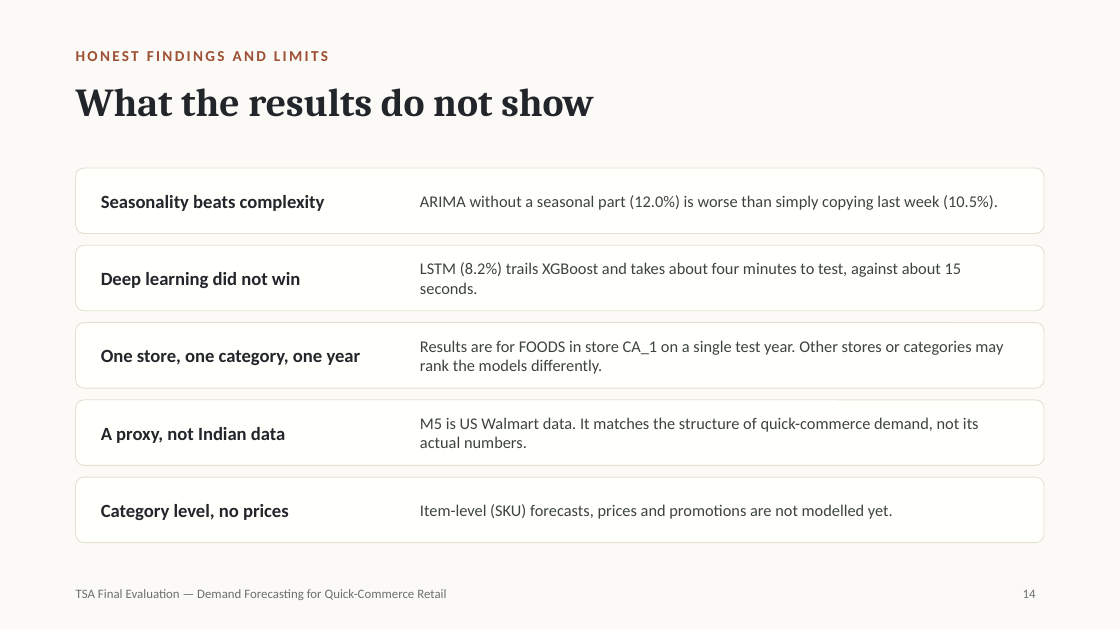
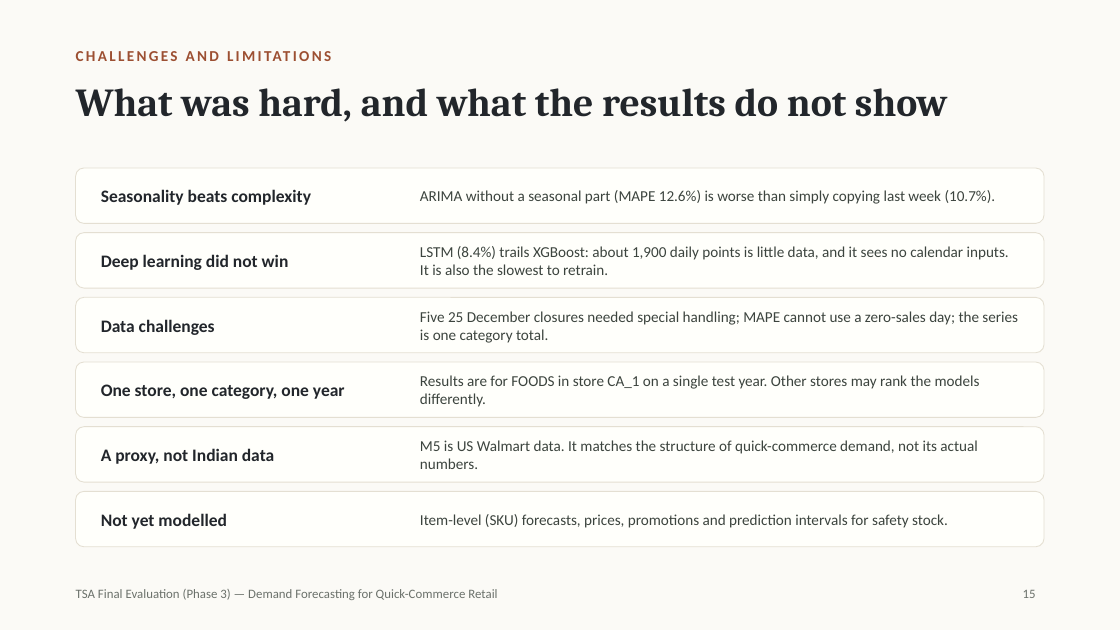
Before and after one commit to anshulmittall/quickcommerce-demand-forecast, a slide deck: slide 15 of slides/Demand Forecasting for Quick-Commerce Retail — TSA Final Presentation.pptx (slide 14 before the commit). Drawn at 1120x630 pixels with LibreOffice and Linux fonts; fonts in the diff are those of the drawing. Boxes give left, top, right and bottom in pixels: in the first picture for what was removed or moved away, otherwise in the second. Text is boxed around its words. In the diff, an @@ line names an element or a change of style, - is before the commit and + after.

Commit message:
Phase 3 final submission: tuning, MAPE and IEEE report
- Tune Prophet, XGBoost and LSTM on a validation year before the test year
- Report RMSE, MAE and MAPE for every method (MAPE skips the zero-sales day)
- Add one-column figures for the report (08_report_figures.py)
- Final report rewritten in IEEE two-column format, final slides updated

```diff
--- a/slides/Demand Forecasting for Quick-Commerce Retail — TSA Final Presentation.pptx
+++ b/slides/Demand Forecasting for Quick-Commerce Retail — TSA Final Presentation.pptx
@@ text at (x1=76, y1=51, x2=328, y2=61): text changed @@
-HONEST FINDINGS AND LIMITS
+CHALLENGES AND LIMITATIONS
@@ title at (x1=76, y1=88, x2=947, y2=122): text changed @@
-What the results do not show
+What was hard, and what the results do not show
@@ rounded rectangle resized from (x1=76, y1=168, x2=1044, y2=234) to (x1=76, y1=168, x2=1044, y2=223) @@
@@ text at (x1=420, y1=190, x2=996, y2=204): text changed; size 14 to 13 pt @@
-ARIMA without a seasonal part (12.0%) is worse than simply copying last week (10.5%).
+ARIMA without a seasonal part (MAPE 12.6%) is worse than simply copying last week (10.7%).
@@ rounded rectangle resized from (x1=76, y1=245, x2=1044, y2=311) to (x1=76, y1=233, x2=1044, y2=288) @@
@@ text "Deep learning did not win" moved from (x1=101, y1=272, x2=300, y2=288) to (x1=101, y1=254, x2=289, y2=270) @@
@@ text at (x1=420, y1=246, x2=1009, y2=275): text changed; size 14 to 13 pt @@
-LSTM (8.2%) trails XGBoost and takes about four minutes to test, against about 15 seconds.
+LSTM (8.4%) trails XGBoost: about 1,900 daily points is little data, and it sees no calendar inputs. It is also the slowest to retrain.
@@ proportions changed in 5 elements at (x1=76, y1=168, x2=1044, y2=223), (x1=76, y1=492, x2=1044, y2=547), (x1=76, y1=233, x2=1044, y2=288), (x1=76, y1=427, x2=1044, y2=482), (x1=76, y1=297, x2=1044, y2=353) @@
@@ rounded rectangle resized from (x1=76, y1=323, x2=1044, y2=388) to (x1=76, y1=297, x2=1044, y2=353) @@
@@ text added at (x1=101, y1=319, x2=215, y2=335), 15 pt, text #22262B, bold @@
+Data challenges
@@ text added at (x1=420, y1=311, x2=1018, y2=343), 13 pt, text #3C443E @@
+Five 25 December closures needed special handling; MAPE cannot use a zero-sales day; the series is one category total.
@@ rounded rectangle added at (x1=76, y1=362, x2=1044, y2=418), fill #FFFFFB, outline #E4DFD2 0.75 pt @@
@@ size 16 to 15 pt in 4 elements at (x1=101, y1=189, x2=311, y2=205), (x1=101, y1=254, x2=289, y2=270), (x1=101, y1=448, x2=274, y2=464), (x1=101, y1=384, x2=345, y2=399) @@
@@ text "One store, one category, one ..." moved from (x1=101, y1=350, x2=361, y2=365) to (x1=101, y1=384, x2=345, y2=399) @@
@@ text at (x1=420, y1=375, x2=980, y2=407): text changed; size 14 to 13 pt @@
-Results are for FOODS in store CA_1 on a single test year. Other stores or categories may rank the models differently.
+Results are for FOODS in store CA_1 on a single test year. Other stores may rank the models differently.
@@ rounded rectangle resized from (x1=76, y1=400, x2=1044, y2=465) to (x1=76, y1=427, x2=1044, y2=482) @@
@@ text "A proxy, not Indian data" moved from (x1=101, y1=427, x2=285, y2=443) to (x1=101, y1=448, x2=274, y2=464) @@
@@ text "M5 is US Walmart data. ..." moved from (x1=420, y1=417, x2=979, y2=448) to (x1=420, y1=440, x2=977, y2=469) @@
@@ text "M5 is US Walmart data. ..." at (x1=420, y1=440, x2=977, y2=469): size 14 to 13 pt @@
@@ rounded rectangle resized from (x1=76, y1=477, x2=1044, y2=543) to (x1=76, y1=492, x2=1044, y2=547) @@
@@ text removed at (x1=101, y1=504, x2=289, y2=520) @@
-Category level, no prices
@@ text added at (x1=101, y1=513, x2=227, y2=529), 15 pt, text #22262B, bold @@
+Not yet modelled
@@ text at (x1=420, y1=514, x2=948, y2=528): text changed; size 14 to 13 pt @@
-Item-level (SKU) forecasts, prices and promotions are not modelled yet.
+Item-level (SKU) forecasts, prices, promotions and prediction intervals for safety stock.
@@ text at (x1=76, y1=589, x2=497, y2=600): text changed @@
-TSA Final Evaluation — Demand Forecasting for Quick-Commerce Retail
+TSA Final Evaluation (Phase 3) — Demand Forecasting for Quick-Commerce Retail
@@ page number at (x1=1023, y1=590, x2=1036, y2=598): text changed @@
-14
+15
```
Also in this commit, not shown: 14 other slides changed, 2 slides added, 1 slide removed, 16 other files.
